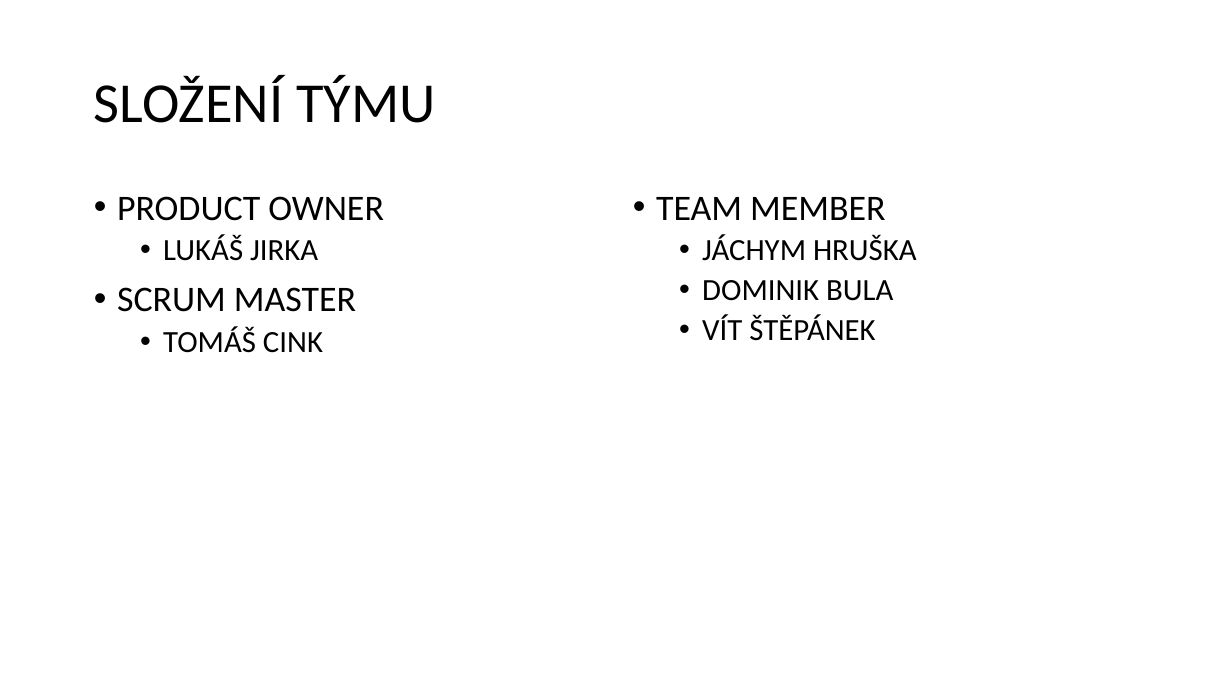
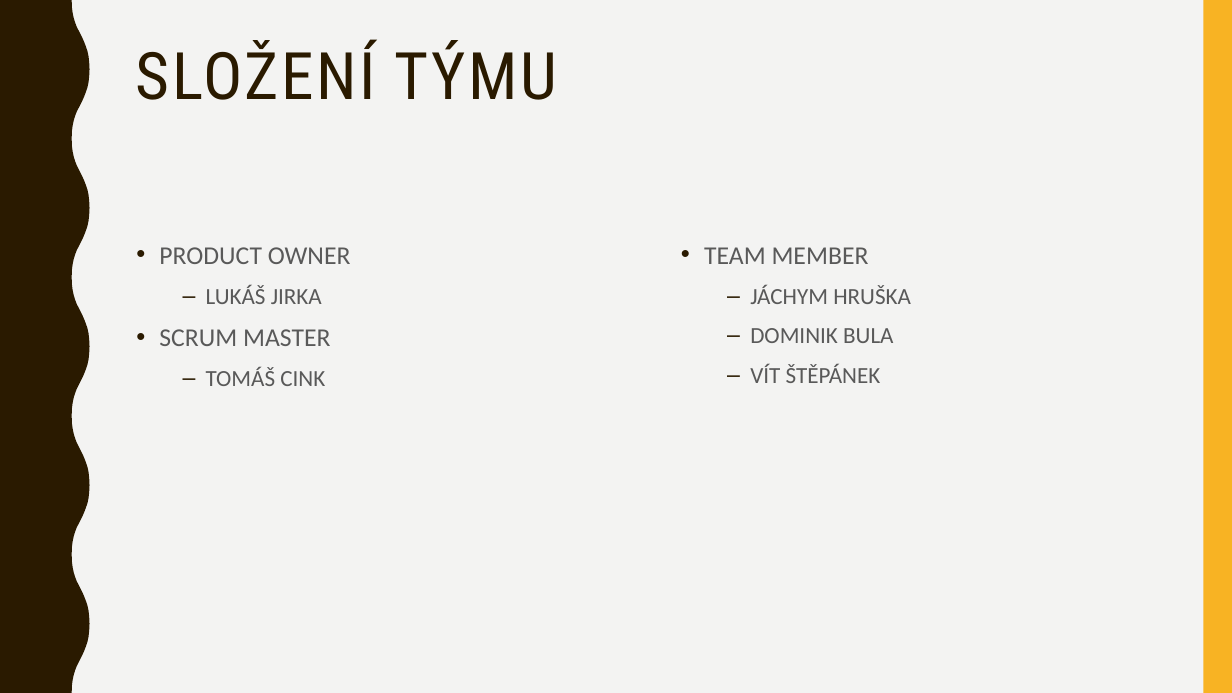
Before and after one commit to hruska07/Apollo13, a slide deck: slide 3 of docs/Apollo 13 - Logos Polytechnikos.pptx. Drawn at 1232x693 pixels with LibreOffice and Linux fonts; fonts in the diff are those of the drawing. Boxes give left, top, right and bottom in pixels: in the first picture for what was removed or moved away, otherwise in the second. Text is boxed around its words. In the diff, an @@ line names an element or a change of style, - is before the commit and + after.

```diff
--- a/docs/Apollo 13 - Logos Polytechnikos.pptx
+++ b/docs/Apollo 13 - Logos Polytechnikos.pptx
@@ background #FFFFFF to #F3F3F2 @@
@@ freeform shape added at [0,0,90,693], fill #2A1A00 @@
@@ rectangle added at [1203,0,1232,693], fill #F8B323 @@
@@ title "SLOŽENÍ TÝMU": place and size @@
-title "SLOŽENÍ TÝMU" at [94,75,435,123]
+title "SLOŽENÍ TÝMU" at [136,39,558,100]
@@ title "SLOŽENÍ TÝMU" at [136,39,558,100]: size 44 to 51 pt, font Calibri to Roboto Condensed, text colour #000000 to #2A1A00, letter spacing 0 to 2 pt; vertical alignment middle to top @@
@@ text "PRODUCT OWNER": place and size @@
-text "PRODUCT OWNER" at [117,196,384,353]
+text "PRODUCT OWNER" at [159,247,351,386]
@@ text "PRODUCT OWNER" at [159,247,351,386]: size 28 to 20 pt in "PRODUCT OWNER", "SCRUM MASTER"; text colour #000000 to #595959; size 24 to 18 pt in "LUKÁŠ JIRKA", "TOMÁŠ CINK"; line spacing 0.9 to 1.1; less space between paragraphs; bullet • to –; more space between paragraphs @@
@@ text "TEAM MEMBER": place and size @@
-text "TEAM MEMBER" at [656,197,917,341]
+text "TEAM MEMBER" at [704,247,911,383]
@@ text "TEAM MEMBER" at [704,247,911,383]: size 28 to 20 pt in "TEAM MEMBER"; text colour #000000 to #595959; size 24 to 18 pt in "JÁCHYM HRUŠKA", "DOMINIK BULA", "VÍT ŠTĚPÁNEK"; line spacing 0.9 to 1.1; less space between paragraphs; bullet • to –; more space between paragraphs @@
```
Also in this commit, not shown: 8 other slides changed, 4 slides added.
